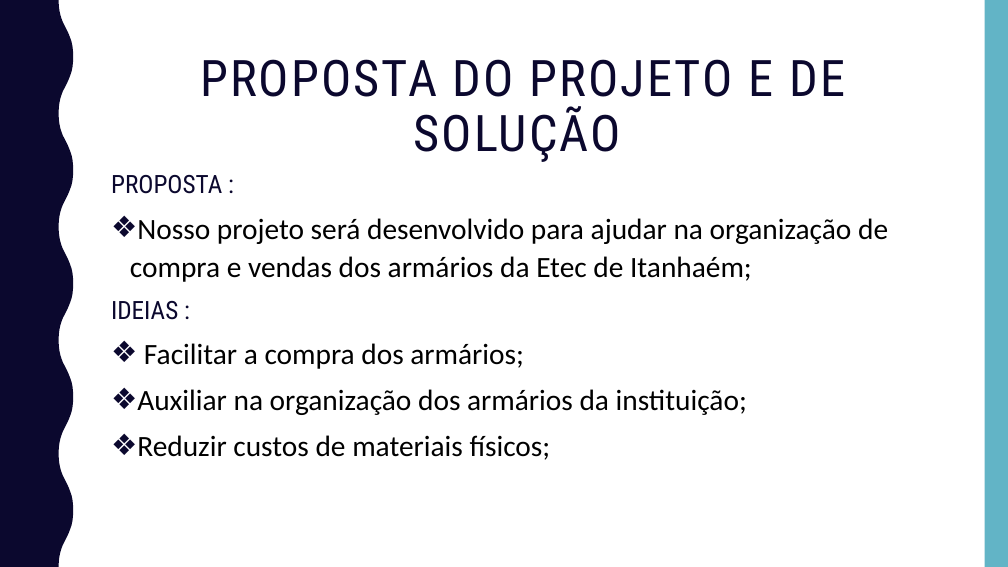
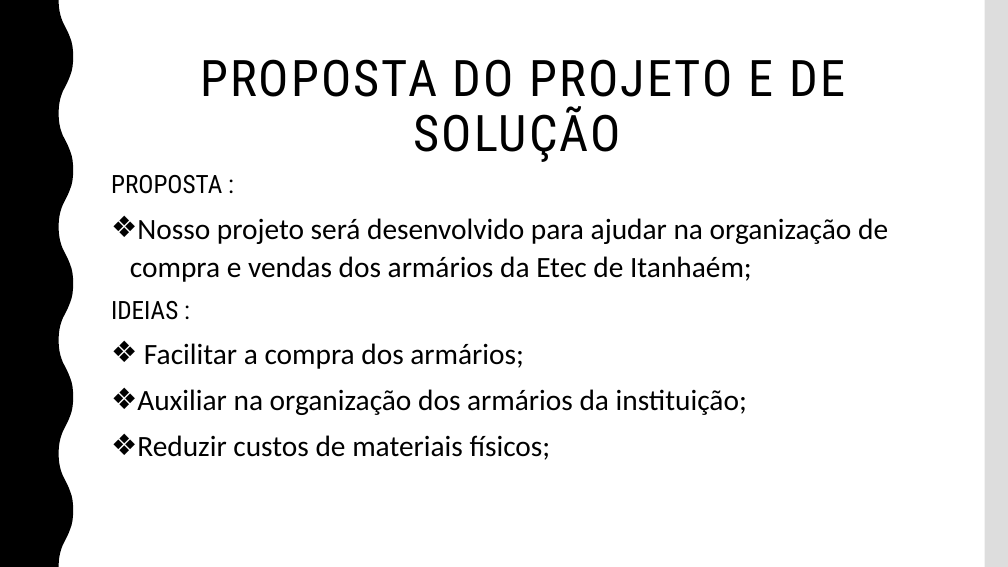
Before and after one commit to lucasdeaquino/TCC-armarios, a slide deck: slide 3 of Ricardo/2 Previaesse.pptx. Drawn at 1008x567 pixels with LibreOffice and Linux fonts; fonts in the diff are those of the drawing; background and template pictures are left out. Boxes give left, top, right and bottom in pixels: in the first picture for what was removed or moved away, otherwise in the second. Text is boxed around its words. In the diff, an @@ line names an element or a change of style, - is before the commit and + after.

```diff
--- a/Ricardo/2 Previaesse.pptx
+++ b/Ricardo/2 Previaesse.pptx
@@ freeform shape at [0, 0, 73, 567]: fill #0B082E to #000000 @@
@@ rectangle at [985, 0, 1008, 567]: fill #62B4C6 to #DDDDDD @@
@@ title "PROPOSTA DO PROJETO E DE ..." at [200, 59, 845, 162]: text colour #0B082E to #000000 @@
@@ text "PROPOSTA :" at [111, 175, 888, 460]: text colour #0B082E to #000000 in "PROPOSTA :", "IDEIAS :"; bullet colour #0B082E to #000000 @@
```
Also in this commit, not shown: 10 other slides changed, 1 slide added.
